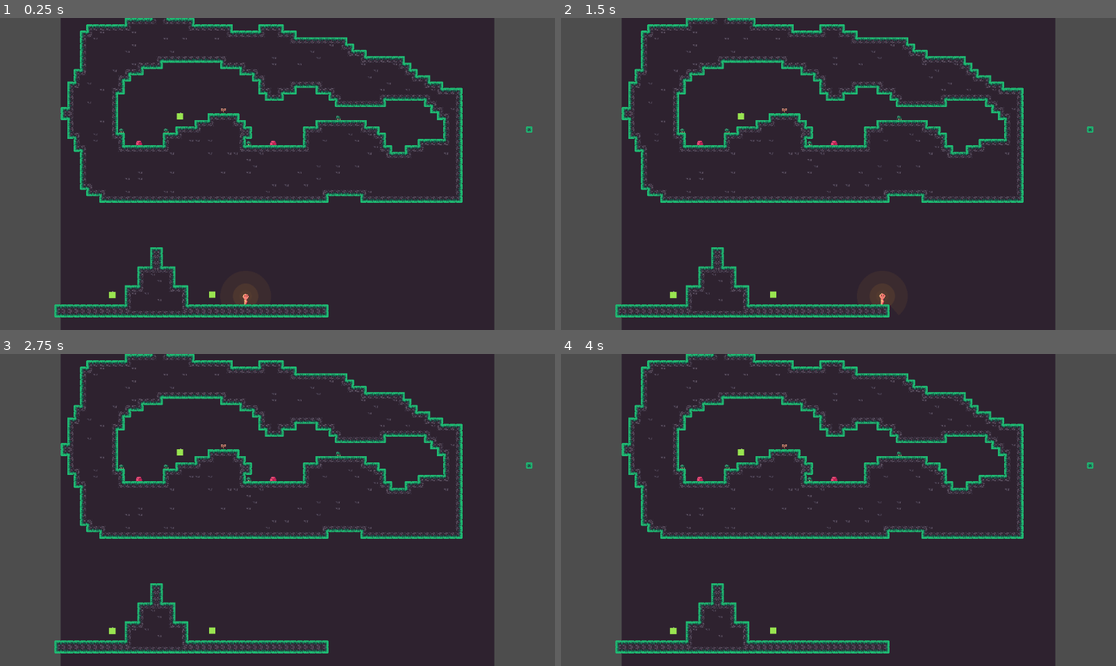
Above: before the commit, frames 1-4 (two rows, left to right).
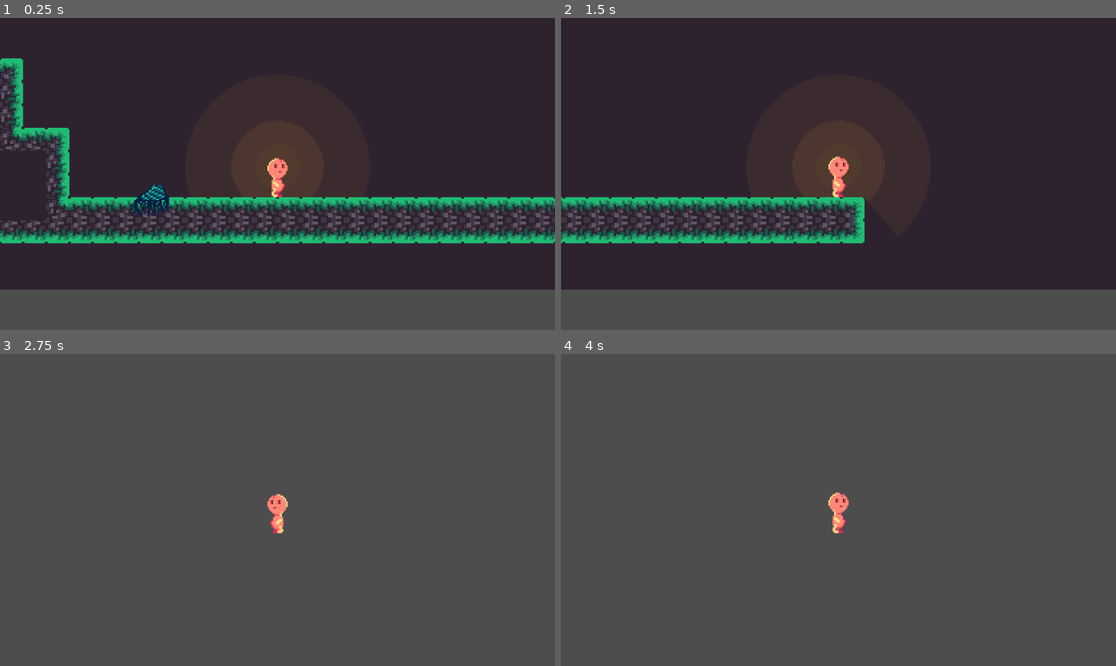
Above: after the commit, the same moments.

Repository: LucasKantola/Pirots-2-game-jam
Game: Godot game, scene res://Assets/Scenes/Main.tscn
Two runs of this game, one before a commit and one after it. Both use one fixed random seed, a clock stepped at 60 frames per second and the inputs below.
Inputs:
- Up to frame 1 (0.25 s): no input
- Up to frame 2 (1.5 s): hold D (right) from 0.53 s (still down); tap W (up) at 0.6, 0.77, 1.07 s; tap Space (shoot) at 1.35 s
- Up to frame 3 (2.75 s): tap W (up) at 1.52, 1.55, 1.82, 2.1 s; release D (right) at 2.03 s; hold A (left) from 2.03 s (still down)
- Up to frame 4 (4 s): release A (left) at 2.78 s; hold D (right) from 2.78 s (still down); tap Space (shoot) at 2.85 s; tap W (up) at 3.02, 3.05, 3.32, 3.6, 3.77 s

The runs differ from the first frame. In frame 1, 42% of the frame differs, in the area x 0-100%, y 0-100%; in frame 2, 40%; in frame 3, 76%, in the area x 9-96%, y 0-100%; in frame 4, 76%.

Commit message:
better slime wallwalk and tree working isch

Diff:
--- a/Assets/Scenes/Main.tscn
+++ b/Assets/Scenes/Main.tscn
@@ -8,7 +8,7 @@
 [ext_resource type="Script" path="res://Assets/Scripts/SnapArea.gd" id="3_pjvtw"]
 [ext_resource type="PackedScene" uid="uid://bkdgqadng4s36" path="res://Assets/Scenes/Slime.tscn" id="4_pshyo"]
 [ext_resource type="Texture2D" uid="uid://bgrfov2fvj84j" path="res://Assets/Images/Untitled.png" id="4_wibtl"]
-[ext_resource type="PackedScene" uid="uid://dngnfi8yrwdev" path="res://Assets/Scenes/plant.tscn" id="6_i4rig"]
+[ext_resource type="PackedScene" uid="uid://dngnfi8yrwdev" path="res://Assets/Scenes/Plant.tscn" id="6_i4rig"]
 [ext_resource type="PackedScene" uid="uid://c4s4lawnojq1e" path="res://Assets/Scenes/Rooms/room_1.tscn" id="8_8fdbn"]
 
 [sub_resource type="RectangleShape2D" id="RectangleShape2D_vmoii"]
@@ -1182,6 +1182,7 @@
 script = ExtResource("1_u7c0f")
 
 [node name="RoomCamera" type="Camera2D" parent="."]
+enabled = false
 script = ExtResource("2_3qqyu")
 
 [node name="RoomArea" type="Area2D" parent="."]
@@ -1228,7 +1229,11 @@
 layer_0/tile_data = PackedInt32Array(1114141, 589825, 2, 983069, 589825, 2, 917533, 65537, 5, 851997, 589825, 2, 786461 …(26043 unchanged characters)…
 
 [node name="Player" parent="." instance=ExtResource("2_w1t2q")]
+z_index = 2
 position = Vector2(336, 518)
+
+[node name="Camera2D" type="Camera2D" parent="Player"]
+zoom = Vector2(3, 3)
 
 [node name="Slime" parent="." instance=ExtResource("4_pshyo")]
 position = Vector2(405, 150)
@@ -1237,21 +1242,16 @@
 position = Vector2(68, 146)
 EnemyType = 1
 
-[node name="Plant" parent="." instance=ExtResource("6_i4rig")]
-position = Vector2(171, 87)
-
 [node name="Plant2" parent="." instance=ExtResource("6_i4rig")]
-position = Vector2(252, 535)
+z_index = 1
+position = Vector2(250, 548)
 platforms = [{
-"position": Vector2(50, 90),
+"position": Vector2(30, 90),
 "rendered": false
 }, {
-"position": Vector2(-40, 50),
+"position": Vector2(-50, 50),
 "rendered": false
 }]
 
-[node name="Plant3" parent="." instance=ExtResource("6_i4rig")]
-position = Vector2(1, 536)
-
 [node name="Room1" parent="." instance=ExtResource("8_8fdbn")]
 position = Vector2(1211, 156)
--- a/Assets/Scenes/Player.tscn
+++ b/Assets/Scenes/Player.tscn
@@ -1,7 +1,7 @@
 [gd_scene load_steps=34 format=3 uid="uid://b0wewlor2hl5b"]
 
 [ext_resource type="Script" path="res://Assets/Scripts/Player.gd" id="1_a2euo"]
-[ext_resource type="PackedScene" uid="uid://ciashg2xtq41g" path="res://Assets/Scenes/drop.tscn" id="2_h4gn0"]
+[ext_resource type="PackedScene" uid="uid://ciashg2xtq41g" path="res://Assets/Scenes/Drop.tscn" id="2_h4gn0"]
 [ext_resource type="Texture2D" uid="uid://duah2buqmeomi" path="res://Assets/Sprites/Char-AnimationSheet.png" id="2_oktc3"]
 [ext_resource type="Texture2D" uid="uid://cx7kp72ywkbas" path="res://Assets/Sprites/PointLight.png" id="3_kxc3c"]
 
@@ -221,6 +221,7 @@
 collision_mode = 2
 
 [node name="Player" type="CharacterBody2D" groups=["Player"]]
+z_index = 1
 texture_filter = 1
 collision_layer = 2
 collision_mask = 17
--- a/Assets/Scenes/Rooms/room_4.tscn
+++ b/Assets/Scenes/Rooms/room_4.tscn
@@ -8,7 +8,7 @@
 [ext_resource type="Texture2D" uid="uid://c7k6ojhpnmrk3" path="res://Assets/Sprites/TileSheet.png" id="5_vs41k"]
 [ext_resource type="Texture2D" uid="uid://fq6s30jbt68e" path="res://Assets/Sprites/brackeys_platformer_assets/sprites/world_tileset.png" id="6_t617k"]
 [ext_resource type="Texture2D" uid="uid://dem7c4rldl2xy" path="res://Assets/Sprites/Updated_Tilesheet.png" id="8_ywilg"]
-[ext_resource type="PackedScene" uid="uid://dngnfi8yrwdev" path="res://Assets/Scenes/plant.tscn" id="9_4ifuy"]
+[ext_resource type="PackedScene" uid="uid://dngnfi8yrwdev" path="res://Assets/Scenes/Plant.tscn" id="9_4ifuy"]
 
 [sub_resource type="RectangleShape2D" id="RectangleShape2D_xr1fm"]
 size = Vector2(384, 240)
--- a/Assets/Scenes/plant.tscn
+++ b/Assets/Scenes/plant.tscn
@@ -1,17 +1,23 @@
 [gd_scene load_steps=7 format=3 uid="uid://dngnfi8yrwdev"]
 
 [ext_resource type="Script" path="res://Assets/Scripts/plant.gd" id="1_la7jf"]
-[ext_resource type="Shader" path="res://Assets/Shaders/Plant.gdshader" id="2_8oa7u"]
 [ext_resource type="PackedScene" uid="uid://bhcusxlsgqawr" path="res://Assets/Scenes/Branch.tscn" id="2_hvq7t"]
-[ext_resource type="Texture2D" uid="uid://dj1vxfbqpinmx" path="res://Assets/Sprites/images.png" id="4_28y33"]
+[ext_resource type="Texture2D" uid="uid://dem7c4rldl2xy" path="res://Assets/Sprites/Updated_Tilesheet.png" id="4_4r2m3"]
 
 [sub_resource type="RectangleShape2D" id="RectangleShape2D_tnyb6"]
 size = Vector2(20, 8)
 
-[sub_resource type="ShaderMaterial" id="ShaderMaterial_vf3n7"]
-shader = ExtResource("2_8oa7u")
+[sub_resource type="AtlasTexture" id="AtlasTexture_4jb4w"]
+atlas = ExtResource("4_4r2m3")
+region = Rect2(712, 312, 16, 1)
+
+[sub_resource type="AtlasTexture" id="AtlasTexture_cscvf"]
+atlas = ExtResource("4_4r2m3")
+region = Rect2(704, 312, 32, 24)
 
 [node name="Plant" type="Node2D"]
+texture_filter = 1
+position = Vector2(0, -16)
 script = ExtResource("1_la7jf")
 branchScene = ExtResource("2_hvq7t")
 
@@ -23,9 +29,15 @@
 position = Vector2(0, 4)
 shape = SubResource("RectangleShape2D_tnyb6")
 
-[node name="Sprite2D" type="Sprite2D" parent="."]
+[node name="Stalk" type="Sprite2D" parent="."]
+z_index = 2
 texture_filter = 1
-material = SubResource("ShaderMaterial_vf3n7")
-texture = ExtResource("4_28y33")
+position = Vector2(0, 4)
+texture = SubResource("AtlasTexture_4jb4w")
+
+[node name="Roots" type="Sprite2D" parent="."]
+z_index = 2
+position = Vector2(0, 16)
+texture = SubResource("AtlasTexture_cscvf")
 
 [connection signal="body_entered" from="Area2D" to="." method="bodyEntered"]
--- a/Assets/Scripts/Player.gd
+++ b/Assets/Scripts/Player.gd
@@ -114,8 +114,12 @@
     if stopInput:
         velocity.x = 0
 
-    if is_on_floor_only() and flippedTowardsWall:
-        sprite.rotation = 0
+    if not is_on_wall() and flippedTowardsWall:
+        var tween = create_tween()
+        tween.tween_property(sprite, "rotation", 0, 0.05)
+        if tween:
+            await tween.finished
+            tween.kill()
         sprite.position = Vector2(0, 0)
         flippedTowardsWall = false
 
@@ -133,6 +137,8 @@
         transformTo(PlayerEffect.FISH)
     if event.is_action_pressed("debug_fire"):
         transformTo(PlayerEffect.FIRE)
+    if event.is_action_pressed("reset"):
+        get_tree().reload_current_scene()
 
 
 ### tranform funkar inte att ha som namn på funktionen då det är en refenrens till en bodyns transform så den fick ett finare namn
@@ -202,12 +208,16 @@
 
 func faceWall(direction: float):
     if not flippedTowardsWall:
+        var tween = create_tween()
         if direction < 0.5:
-            sprite.rotation = PI/2
+            tween.tween_property(sprite, "rotation", PI/2, 0.05)
             sprite.position = Vector2(8, 2)
 
         elif direction > 0.5:
-            sprite.rotation = -PI/2
+            tween.tween_property(sprite, "rotation", -PI/2, 0.05)
             sprite.position = Vector2(-8, 2)
 
+        if tween:
+            await tween.finished
+            tween.kill()
         flippedTowardsWall = true
--- a/Assets/Scripts/plant.gd
+++ b/Assets/Scripts/plant.gd
@@ -1,36 +1,39 @@
 extends Node2D
 
-@onready var sprite = $Sprite2D
+@onready var stalk = $Stalk
+@onready var roots = $Roots
+
 @onready var collider = $Area2D/CollisionShape2D
 @export var maxHeight = 100
 @export var growthRate = 1.1
 @export var defaultOffset := 10.0
 
-var currentHeight
+var currentHeight: float
 
 @export var branchScene: PackedScene = load("res://Assets/Scenes/Branch.tscn")
 
 @export var platforms: Array = [
     {
-        "position": Vector2(10, 20),
+        "position": Vector2(30, 90),
         "rendered": false
     },
     {
-        "position": Vector2(-10, 40),
+        "position": Vector2(-40, 40),
         "rendered": false
     }
 ]
 
 func _ready():
-    currentHeight = sprite.get_rect().size.y
+    currentHeight = stalk.get_rect().size.y
 
 func bodyEntered(body: Node2D) -> void:
     if body.is_in_group("Drop"):
         if currentHeight < maxHeight:
             var lastHeight = currentHeight
             currentHeight *= growthRate
-            sprite.scale.y *= growthRate
-            sprite.position.y -= (currentHeight - lastHeight) / 2
+            stalk.position.y -= (currentHeight - lastHeight) / 2
+            stalk.texture.region.size.y += currentHeight-lastHeight
+            stalk.texture.region.position.y -= (currentHeight - lastHeight)
 
         for platform in platforms:
             if currentHeight >= platform["position"].y:
@@ -45,7 +48,6 @@
     for platform in platforms:
         if currentHeight >= platform["position"].y - defaultOffset:
             var bottomPos = Vector2(0, -platform["position"].y + defaultOffset)
-            print("bottomPos: ", bottomPos)
 
             # Calculate the direction vector and the maximum distance the line can grow
             var direction = bottomPos.direction_to(platform["position"])
@@ -53,6 +55,6 @@
 
             # Calculate the end point of the line based on the max distance
             var endPos = bottomPos + direction * maxDistance
-            endPos.y *= -1
+            endPos.y = -endPos.y
 
             draw_line(bottomPos, endPos, Color(1, 1, 1), 1)
--- a/project.godot
+++ b/project.godot
@@ -75,6 +75,11 @@
 "events": [Object(InputEventKey,"resource_local_to_scene":false,"resource_name":"","device":-1,"window_id":0,"alt_pressed":false,"shift_pressed":false,"ctrl_pressed":false,"meta_pressed":false,"pressed":false,"keycode":0,"physical_keycode":32,"key_label":0,"unicode":32,"echo":false,"script":null)
 ]
 }
+reset={
+"deadzone": 0.5,
+"events": [Object(InputEventKey,"resource_local_to_scene":false,"resource_name":"","device":-1,"window_id":0,"alt_pressed":false,"shift_pressed":false,"ctrl_pressed":false,"meta_pressed":false,"pressed":false,"keycode":0,"physical_keycode":82,"key_label":0,"unicode":114,"echo":false,"script":null)
+]
+}
 
 [layer_names]
 
Not shown: 1 places in Assets/Scenes/Rooms/room_4.tscn that only renumber resources
